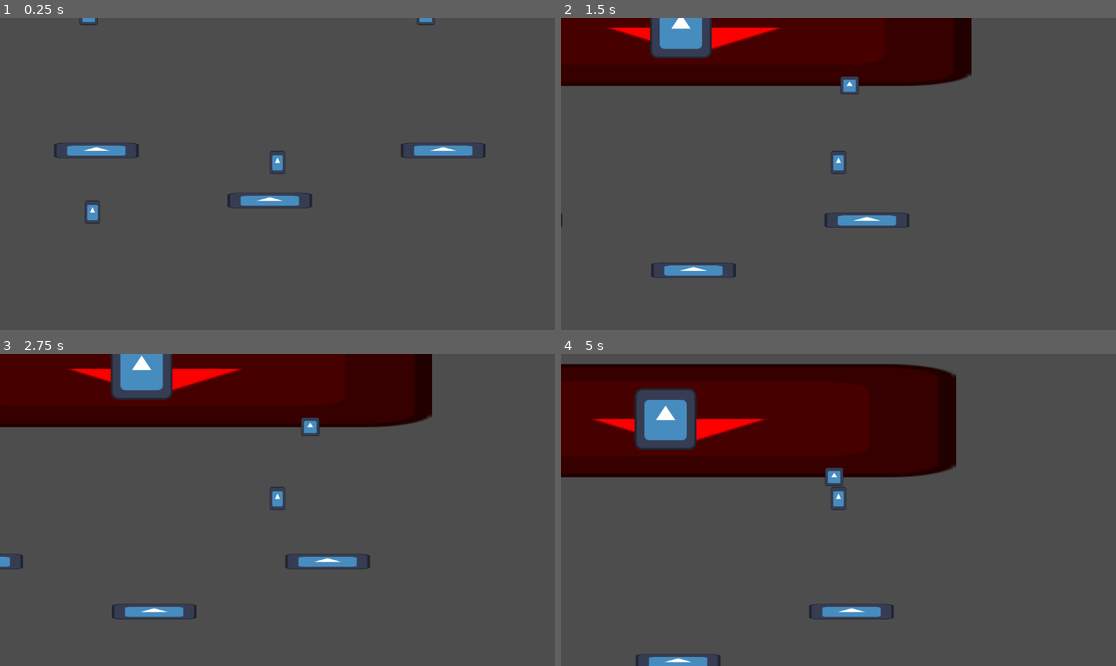
Above: before the commit, frames 1-4 (two rows, left to right).
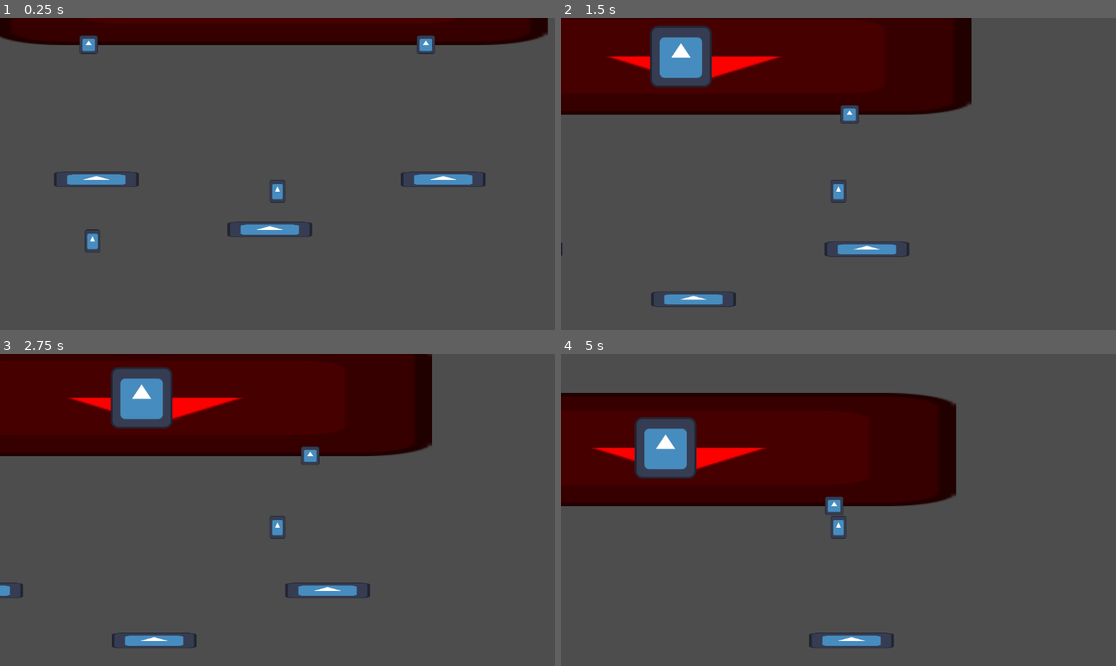
Above: after the commit, the same moments.

Repository: Cyberiada2025-2026/battle-of-pobliz
Game: Godot game, scene res://scenes/debug/battle_arena_graybox.tscn
Two runs of this game, one before a commit and one after it. Both use one fixed random seed, a clock stepped at 60 frames per second and the inputs below. The project has no main scene, so this scene is started directly. The engine's default icon, where the game draws it, is replaced by a stand-in: a white triangle on a blue panel in a dark square.
Inputs (mouse positions are in pixels of both pictures, inside the frame that each line leads up to):
- Up to frame 1 (0.25 s): no input
- Up to frame 2 (1.5 s): move the mouse to (960, 158) at 0.52 s; hold D (move_right) from 0.53 s (still down); right-click (960, 158) at 0.6 s; tap W (jump) at 0.77 s; move the mouse to (727, 189) at 1.27 s; right-click (727, 189) at 1.35 s
- Up to frame 3 (2.75 s): tap W (jump) at 1.52 s; move the mouse to (333, 441) at 2.02 s; release D (move_right) at 2.03 s; hold A (move_left) from 2.03 s (still down); right-click (333, 441) at 2.1 s
- Up to frame 4 (5 s): move the mouse to (810, 572) at 2.77 s; release A (move_left) at 2.78 s; hold D (move_right) 2.78-4.28 s; right-click (810, 572) at 2.85 s; tap W (jump) at 3.02, 3.77, 4.52 s; move the mouse to (1005, 556) at 3.52 s; right-click (1005, 556) at 3.6 s; move the mouse to (672, 463) at 4.27 s; hold A (move_left) from 4.28 s (still down); right-click (672, 463) at 4.35 s

The runs differ from the first frame. In frame 1, 12% of the frame differs, in the area x 0-99%, y 0-76%; in frame 2, 13%; in frame 3, 14%; in frame 4, 20%, in the area x 0-72%, y 3-100%.

Commit message:
add camera interpolation on switch

Diff:
--- a/managers/possession_manager.gd
+++ b/managers/possession_manager.gd
@@ -4,6 +4,7 @@
 @export var current_body: BodyController
 @export var player_camera: Camera2D
 @export var ray_cast: RayCast2D
+@export var camera_transfer_time: float = 0.5
 
 func _ready() -> void:
 	posses_body(current_body)
@@ -11,18 +12,24 @@
 func posses_body(body: BodyController) -> void:
 	current_body = body
 	player_camera.reparent(current_body)
-	print("possessed ", current_body)
+	move_camera()
 
 
 func _physics_process(delta: float) -> void:
+	handle_possession()
+
+func handle_possession() -> void:
 	if Input.is_action_just_released("possess"):
 		ray_cast.target_position = player_camera.get_global_mouse_position() - ray_cast.global_position
 		ray_cast.force_raycast_update()
-		prints(ray_cast.position, ray_cast.target_position)
 
 		var collider = ray_cast.get_collider() as BodyController
 		if collider == null:
-			print("possession failed")
 			return
 
 		posses_body(collider)
+
+
+func move_camera() -> void:
+	var position_tween = create_tween().set_trans(Tween.TRANS_CUBIC)
+	position_tween.tween_property(player_camera, "position", Vector2.ZERO, camera_transfer_time)
--- a/scenes/debug/battle_arena_graybox.tscn
+++ b/scenes/debug/battle_arena_graybox.tscn
@@ -52,9 +52,12 @@
 current_body = NodePath("../JumpingBody")
 player_camera = NodePath("Camera2D")
 ray_cast = NodePath("Camera2D/BodyPossessionRaycast")
+camera_transfer_time = 0.2
 
 [node name="Camera2D" type="Camera2D" parent="PossessionManager" unique_id=836962515]
 position = Vector2(592, 416)
+offset = Vector2(0, -60)
+position_smoothing_speed = 10.0
 
 [node name="BodyPossessionRaycast" type="RayCast2D" parent="PossessionManager/Camera2D" unique_id=982725930]
 position = Vector2(0, -24)
